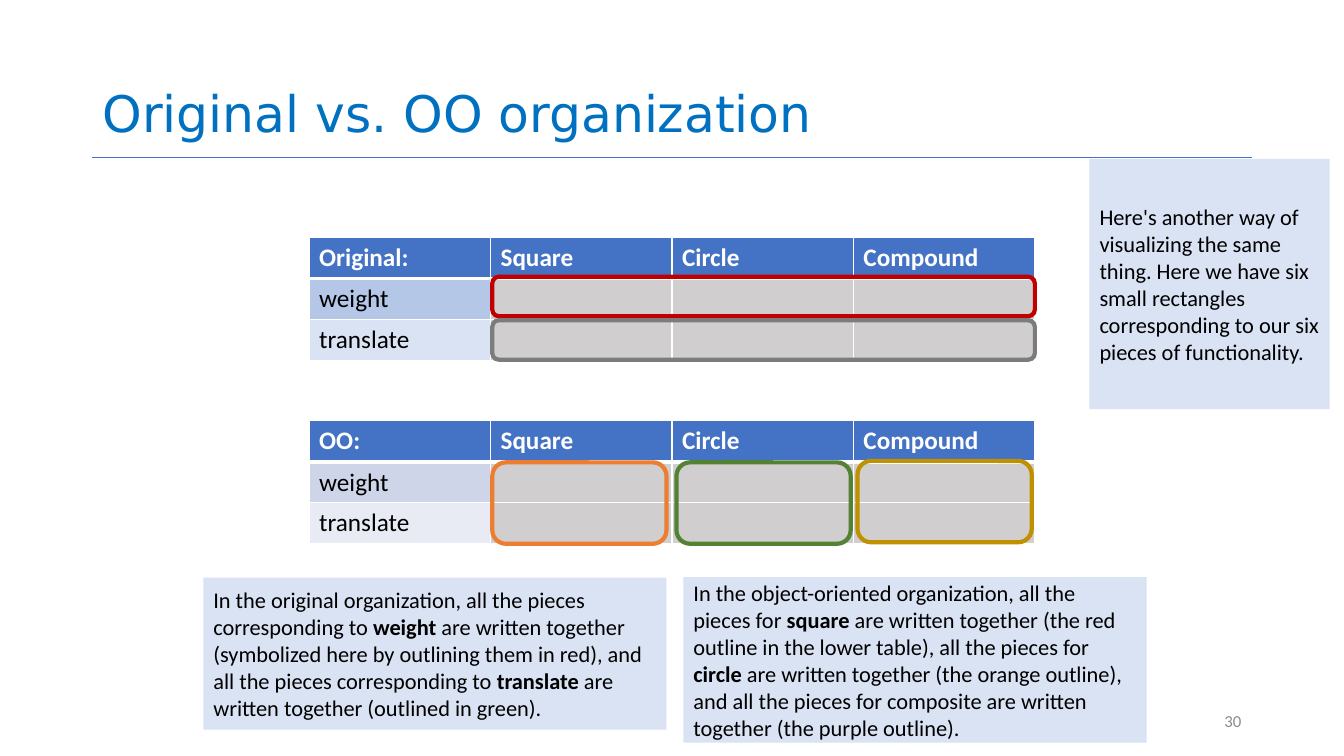
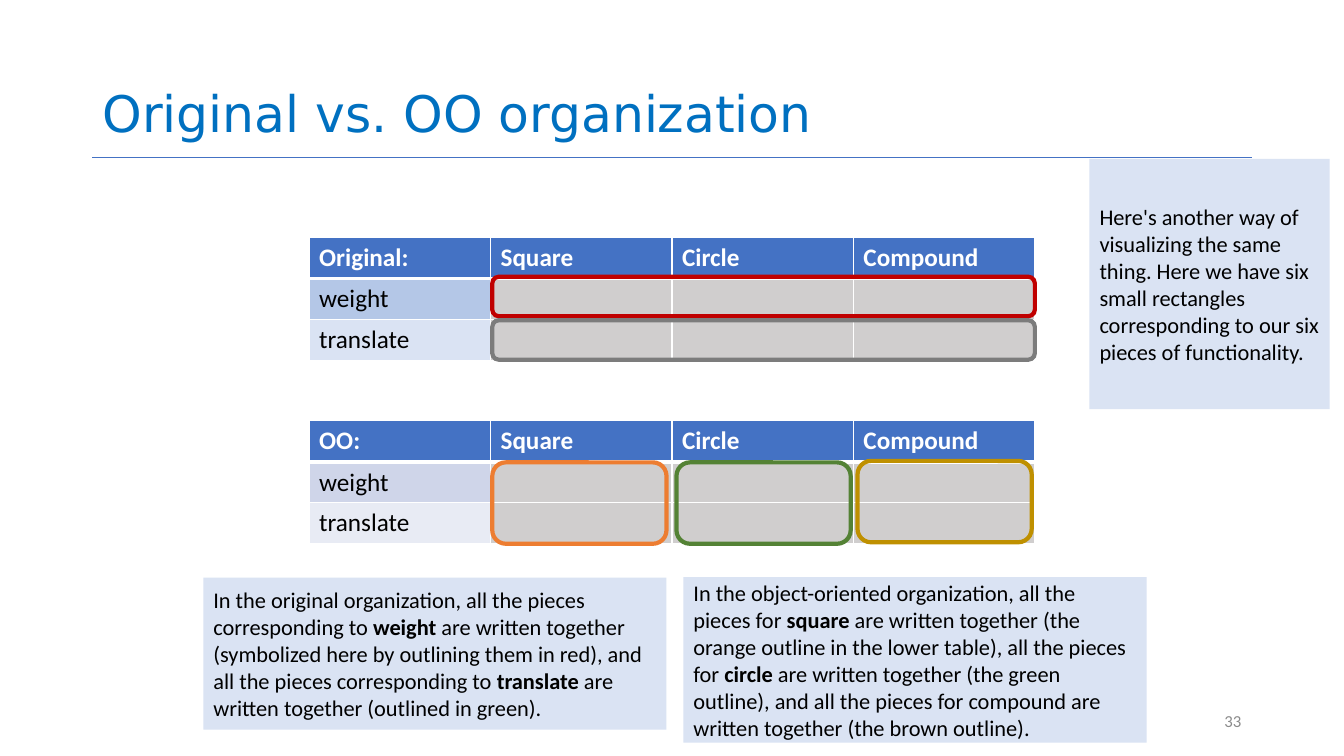
Before and after one commit to neu-se/CS4530-CS5500-Spring-2021, a slide deck: slide 33 of Slides/Lesson 1.3 Object-Oriented Principles.pptx (slide 30 before the commit). Drawn at 1344x756 pixels with LibreOffice and Linux fonts; fonts in the diff are those of the drawing. Boxes give left, top, right and bottom in pixels: in the first picture for what was removed or moved away, otherwise in the second. Text is boxed around its words. In the diff, an @@ line names an element or a change of style, - is before the commit and + after.

```diff
--- a/Slides/Lesson 1.3 Object-Oriented Principles.pptx
+++ b/Slides/Lesson 1.3 Object-Oriented Principles.pptx
@@ text in rectangle at <box>693,585,1126,740</box>: text changed @@
-In the object-oriented organization, all the pieces for square are written together (the red outline in the lower table), all the pieces for circle are written together (the orange outline), and all the pieces for composite are written together (the purple outline).
+In the object-oriented organization, all the pieces for square are written together (the orange outline in the lower table), all the pieces for circle are written together (the green outline), and all the pieces for compound are written together (the brown outline).
@@ page number at <box>1224,716,1241,727</box>: text changed @@
-30
+33
```
Also in this commit, not shown: 16 other slides changed, 3 slides added, 3 other files.
